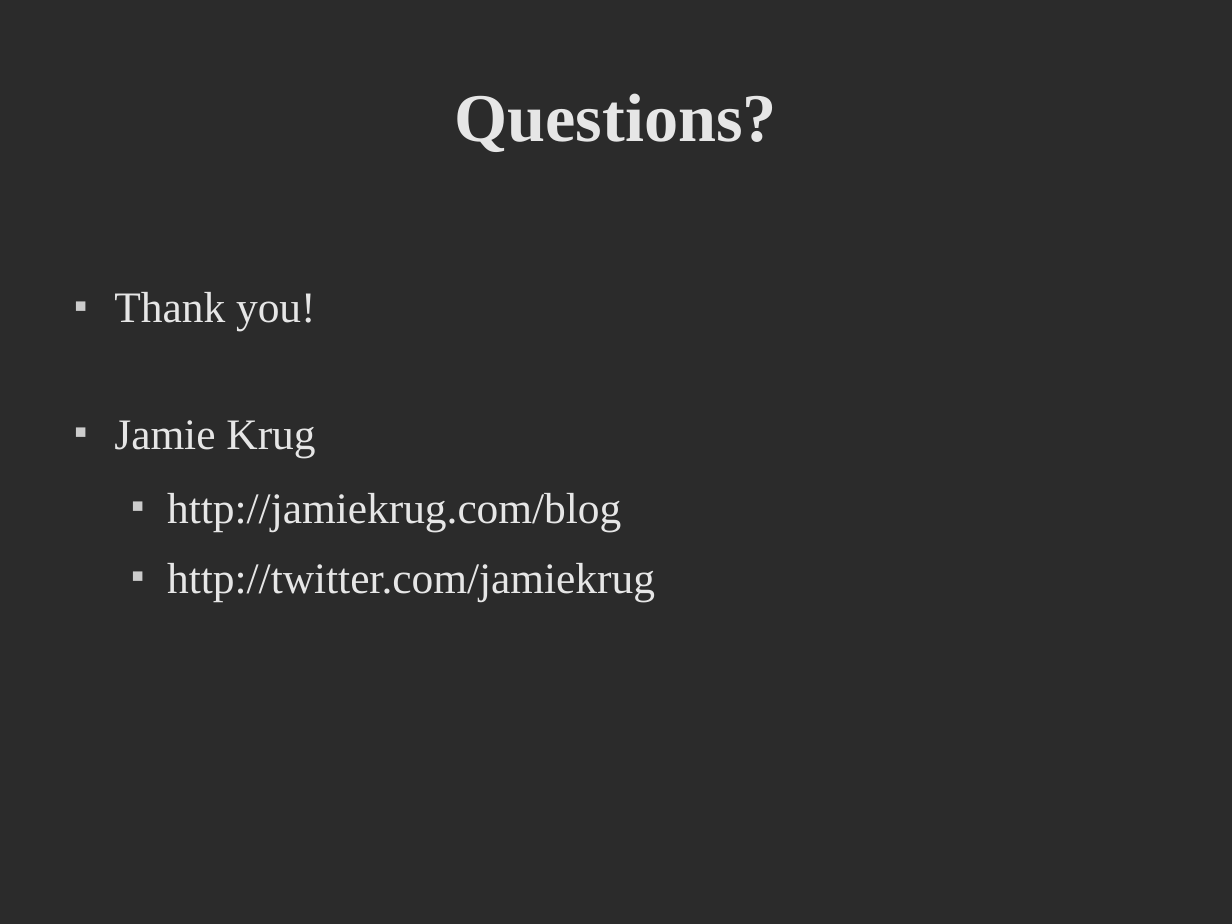
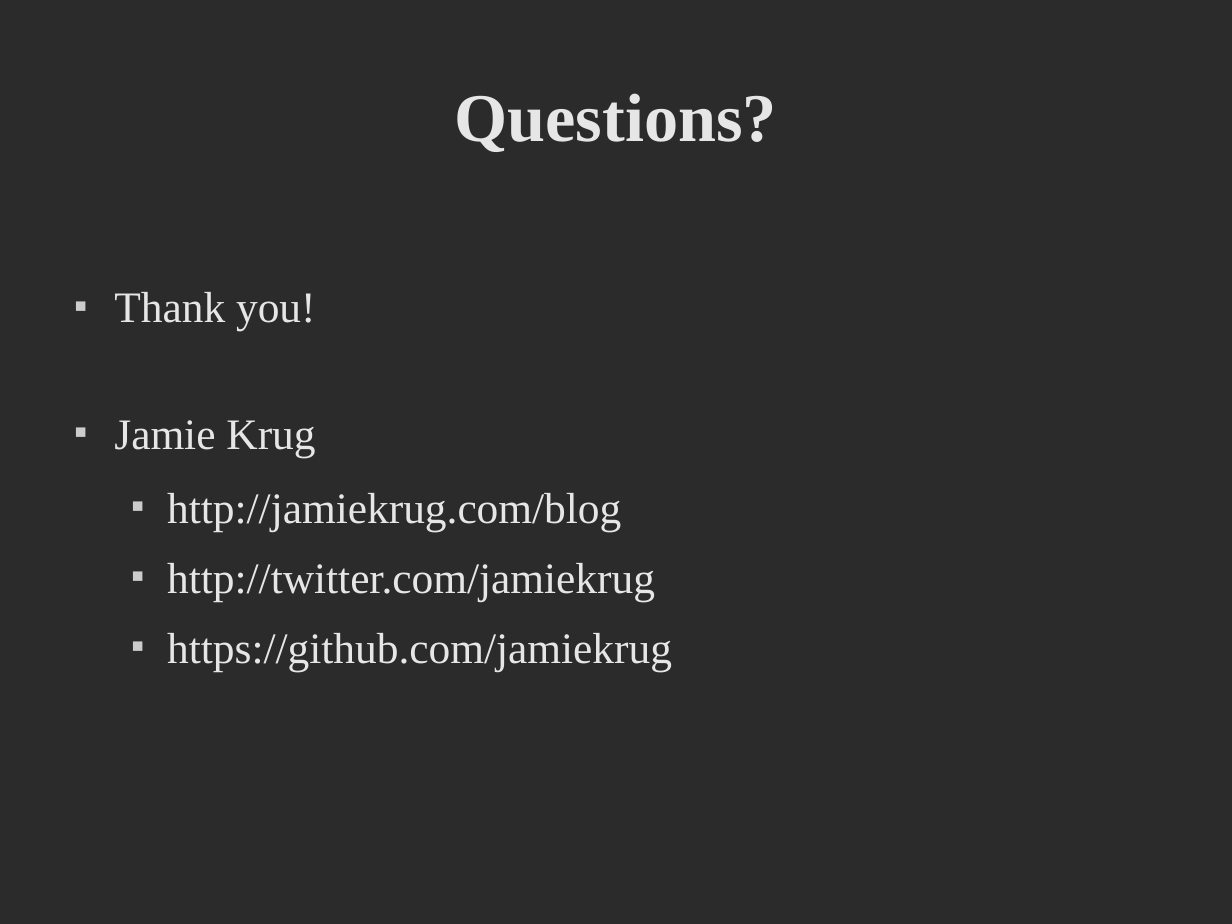
Before and after one commit to jamiekrug/cf-unit-testing-preso, a slide deck: slide 20 of slides/cf-unit-testing_cf-dev-week.odp. Drawn at 1232x924 pixels with LibreOffice and Linux fonts; fonts in the diff are those of the drawing; background and template pictures are left out; a plain dark background stands for a picture behind light text. Boxes give left, top, right and bottom in pixels: in the first picture for what was removed or moved away, otherwise in the second. Text is boxed around its words. In the diff, an @@ line names an element or a change of style, - is before the commit and + after.

```diff
--- a/slides/cf-unit-testing_cf-dev-week.odp
+++ b/slides/cf-unit-testing_cf-dev-week.odp
@@ text at (167,633,672,671): paragraph added @@
+  ■ https://github.com/jamiekrug
```
Also in this commit, not shown: 9 other slides changed, 1 other file.
